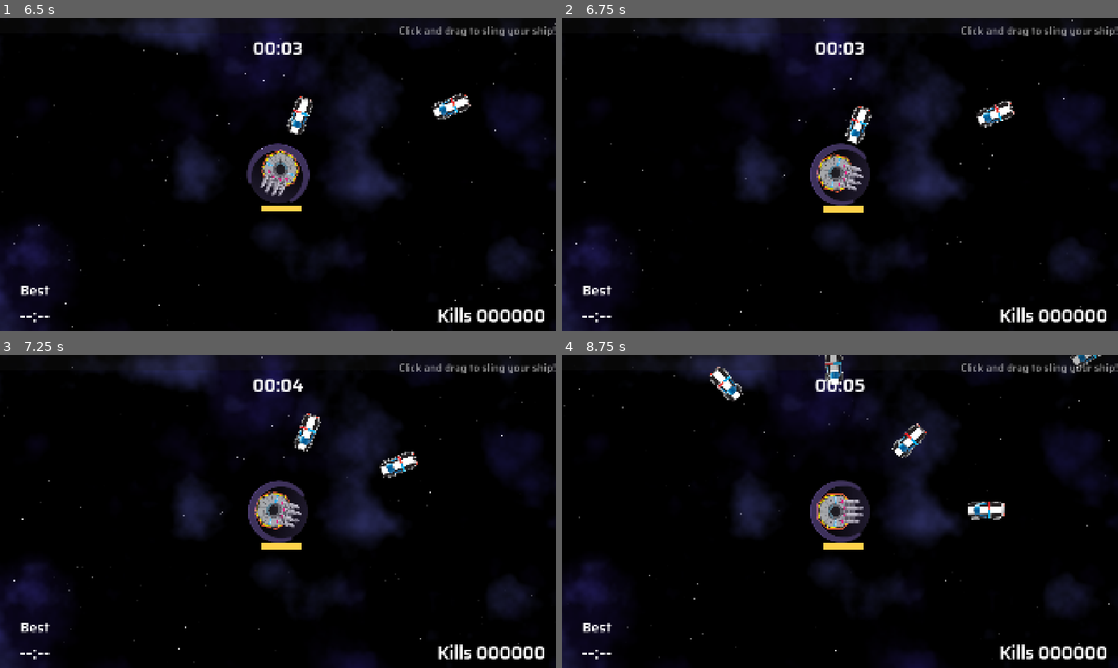
Above: before the commit, frames 1-4 (two rows, left to right).
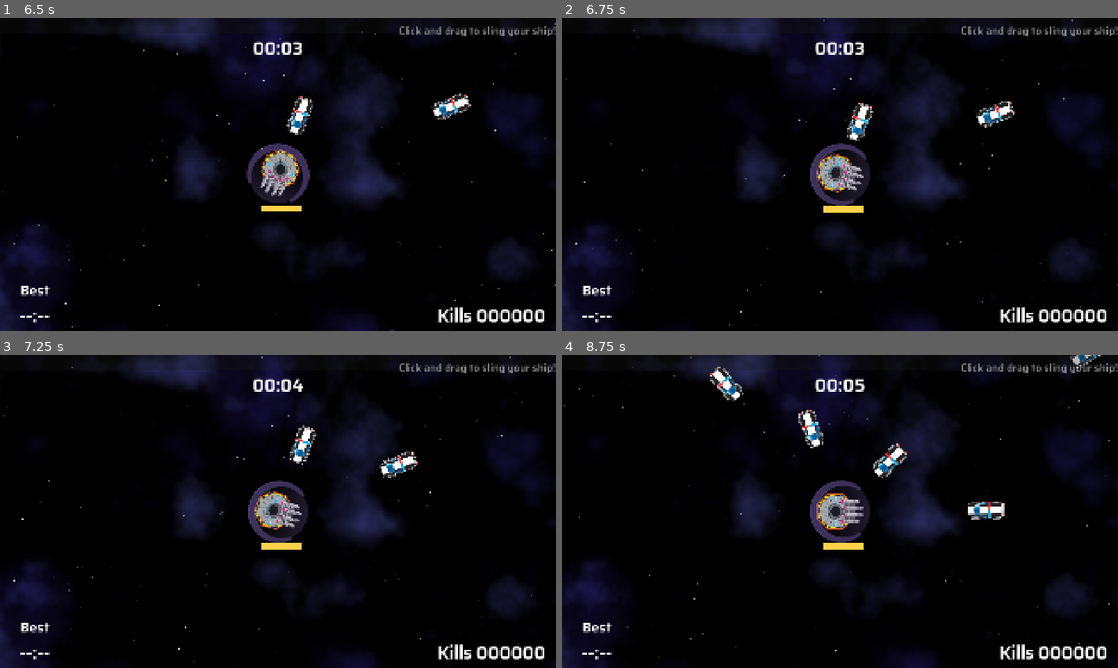
Above: after the commit, the same moments.

Repository: two-sticks-and-a-rock/space-arcade
Game: Godot game, scene res://scenes/main_menu.tscn
Same seed, same stepped clock (60 frames per second), same inputs: the game is played once before the commit and once after it.
Inputs (mouse positions are in pixels of both pictures, inside the frame that each line leads up to):
- Up to frame 1 (6.5 s): click "START" at 0.5 s; click "SKIP" at 1.25 s; click "SKIP" at 2 s; click "SELECT" at 2.75 s; move the mouse to (400, 158) at 3.52 s; press the mouse at (400, 158) at 3.53 s; move the mouse to (166, 190) at 4.27 s; release the mouse at (166, 190) at 4.28 s; click (166, 190) at 4.35 s; move the mouse to (333, 105) at 5.02 s; press the mouse at (333, 105) at 5.03 s; move the mouse to (250, 237) at 5.77 s; release the mouse at (250, 237) at 5.78 s; click (250, 237) at 5.85 s
- Up to frame 2 (6.75 s): move the mouse to (1006, 221) at 6.52 s; press the mouse at (1006, 221) at 6.53 s
- Up to frame 3 (7.25 s): no input
- Up to frame 4 (8.75 s): move the mouse to (673, 464) at 7.27 s; release the mouse at (673, 464) at 7.28 s; click (673, 464) at 7.35 s; move the mouse to (867, 511) at 8.02 s; press the mouse at (867, 511) at 8.03 s

Frame 1 is identical in both runs. In frame 2, 0.2% of the frame differs, in the area x 50-56%, y 27-41%; in frame 3, 0.4%; in frame 4, 1.1%, in the area x 42-66%, y 0-40%.

Commit message:
speed up decay so it resets to follow player faster

Diff:
--- a/scenes/enemies/enemy.gd
+++ b/scenes/enemies/enemy.gd
@@ -50,18 +50,20 @@
 	$AnimatedSprite2D.animation = mob_types[0]
 	$AnimatedSprite2D.play()
 
-func _physics_process(delta):
-	if !is_frozen && !just_shoved:
+func _physics_process(_delta):
+	if !is_frozen:
 		look_at(player.position)
-		velocity = speed.rotated(rotation)
+	velocity = speed.rotated(rotation)
 
 	if just_shoved:
 		velocity = shove_velocity
 		just_shoved = false
 
-	if (shove_velocity != Vector2.ZERO):
-		shove_velocity = Utils.exp_velocity_decay(shove_velocity, Vector2.ZERO, 0.01)
+	if (abs((shove_velocity-Vector2.ZERO).length()) >= 0.001):
+		shove_velocity = Utils.exp_velocity_decay(shove_velocity, Vector2.ZERO, 0.1)
 		velocity = shove_velocity
+	else:
+		shove_velocity = Vector2.ZERO
 
 	velocity -= Mover.get_movement()
 	move_and_slide()
--- a/scenes/player/player_weapons/ram_shield/ram_cap.gd
+++ b/scenes/player/player_weapons/ram_shield/ram_cap.gd
@@ -12,5 +12,5 @@
 func _on_ram_cap_entered(body: Node2D):
 	if (body.is_in_group("enemy")):
 		var cast_body = body as CharacterBody2D
-		cast_body.shove_enemy(-1*cast_body.velocity)
+		cast_body.shove_enemy(-2*cast_body.velocity)
 		body.take_damage(weapon.dmg)
